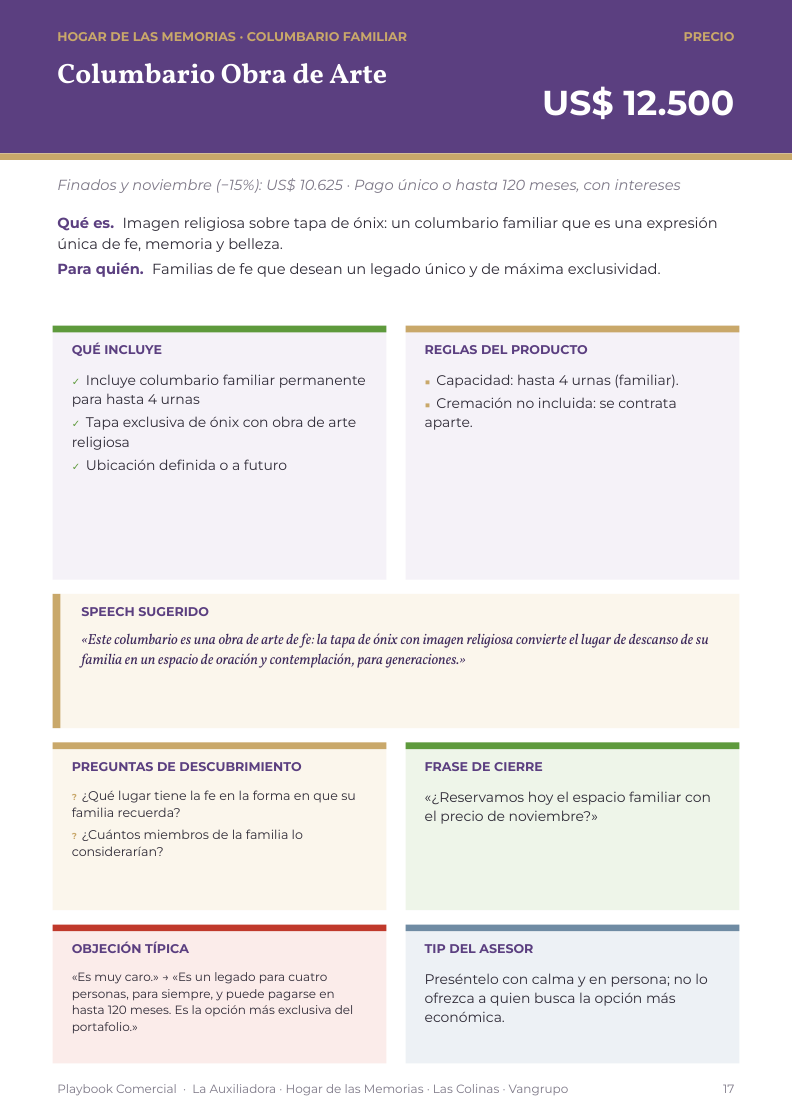
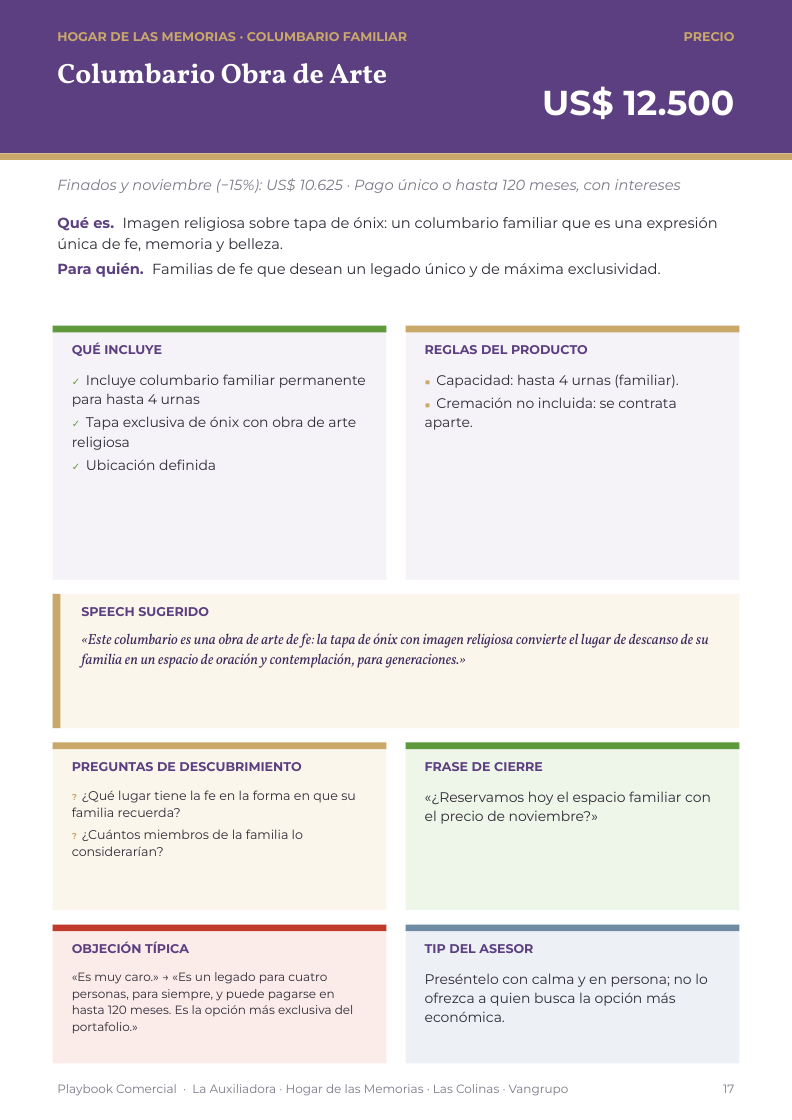
Before and after one commit to os267/teste, a slide deck: slide 17 of playbook/salida/Playbook_Comercial_Cremacion_Vangrupo_Vertical.pptx. Drawn at 792x1120 pixels with LibreOffice and Linux fonts; fonts in the diff are those of the drawing. Boxes give left, top, right and bottom in pixels: in the first picture for what was removed or moved away, otherwise in the second. Text is boxed around its words. In the diff, an @@ line names an element or a change of style, - is before the commit and + after.

```diff
--- a/playbook/salida/Playbook_Comercial_Cremacion_Vangrupo_Vertical.pptx
+++ b/playbook/salida/Playbook_Comercial_Cremacion_Vangrupo_Vertical.pptx
@@ text at (86,459,216,470): text changed @@
-✓ Ubicación definida o a futuro
+✓ Ubicación definida
```
Also in this commit, not shown: 1 other slide changed, 7 other files.
